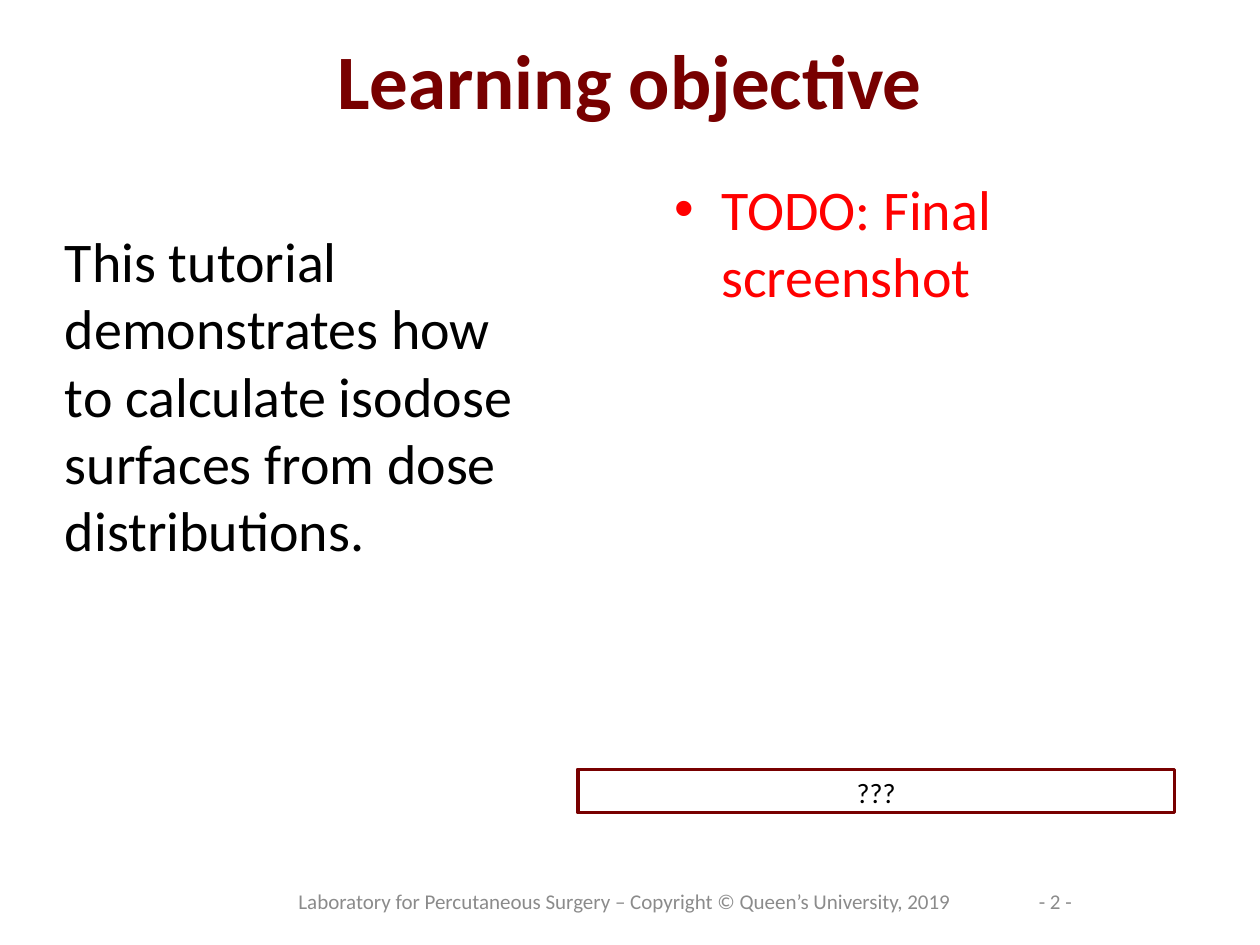
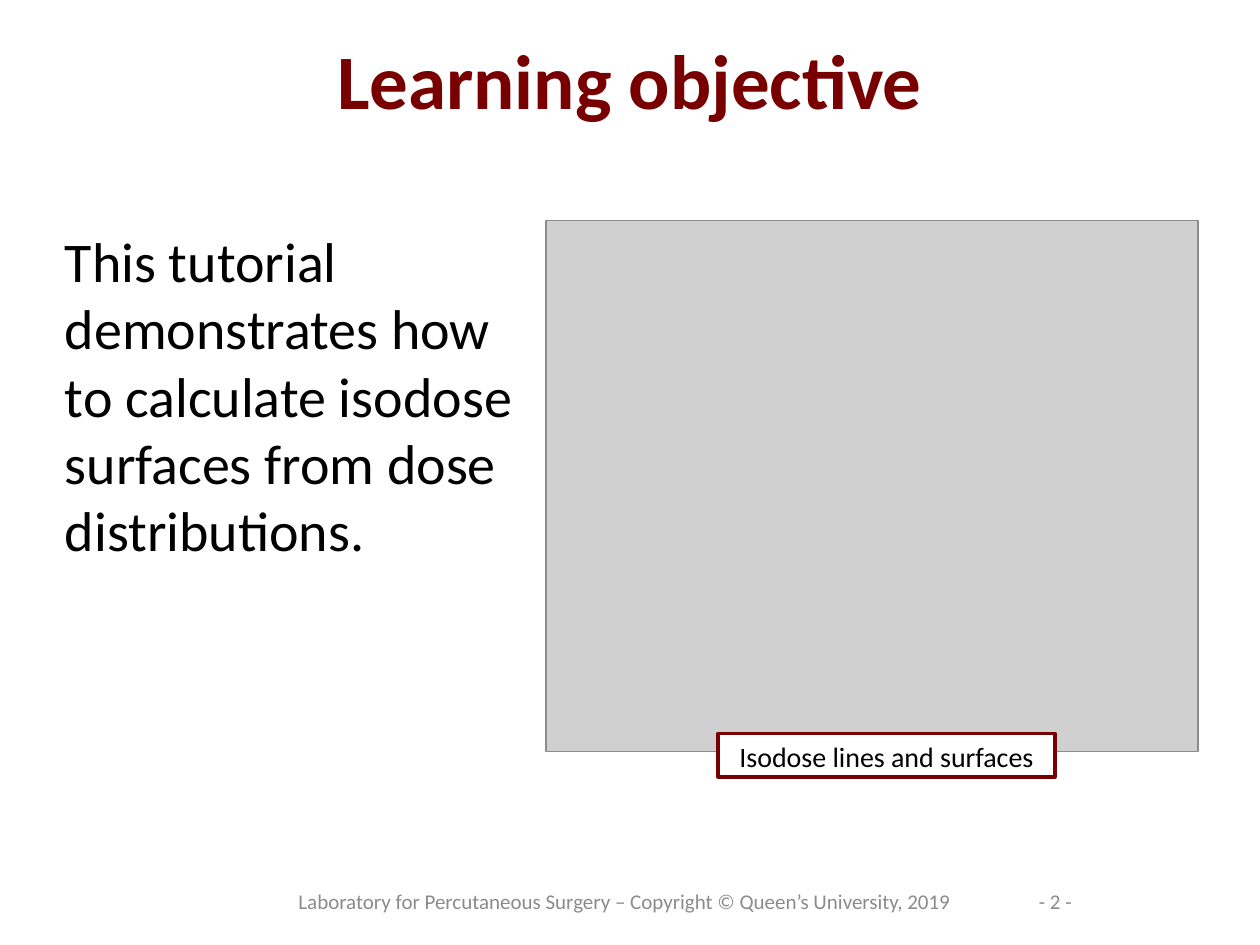
Before and after one commit to SlicerRt/SlicerRtDoc, a slide deck: slide 2 of tutorials/SlicerRT_Tutorial_Isodose.pptx. Drawn at 1260x945 pixels with LibreOffice and Linux fonts; fonts in the diff are those of the drawing; grey boxes stand for pictures; background and template pictures are left out. Boxes give left, top, right and bottom in pixels: in the first picture for what was removed or moved away, otherwise in the second. Text is boxed around its words. In the diff, an @@ line names an element or a change of style, - is before the commit and + after.

```diff
--- a/tutorials/SlicerRT_Tutorial_Isodose.pptx
+++ b/tutorials/SlicerRT_Tutorial_Isodose.pptx
@@ text removed at (721, 191, 991, 298) @@
-• TODO: Final screenshot
@@ picture added at (546, 220, 1198, 752) @@
@@ rectangle "Isodose lines and surfaces": place and size @@
-rectangle "Isodose lines and surfaces" at (578, 770, 1174, 813)
+rectangle "Isodose lines and surfaces" at (718, 733, 1055, 776)
@@ text in rectangle at (739, 747, 1033, 768): text changed @@
-???
+Isodose lines and surfaces
```
Also in this commit, not shown: 1 other slide changed, 1 other file.
